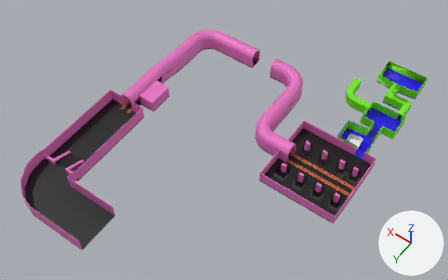
Two versions of the FBX model Assets/Models/env/Level/Level2.fbx, one commit apart.
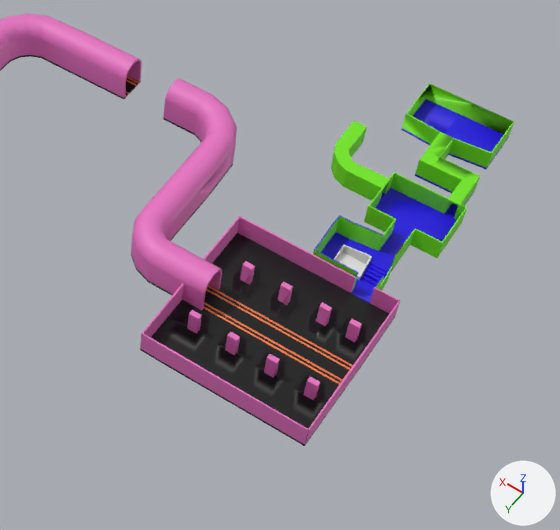
Each version is shown whole from a camera (50 mm lens) standing at (-32.9, 63.2, 82.1) and looking at (4.0, 11.6, 1.0), then close up on the part from 44% to 100% of the width and 8% to 93% of the height. The axes (+X, +Y, +Z) are drawn at lower right. The lights are the same throughout. Vertices at the same position are counted once.
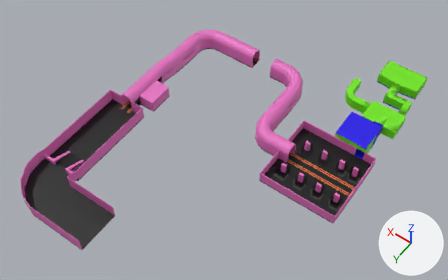
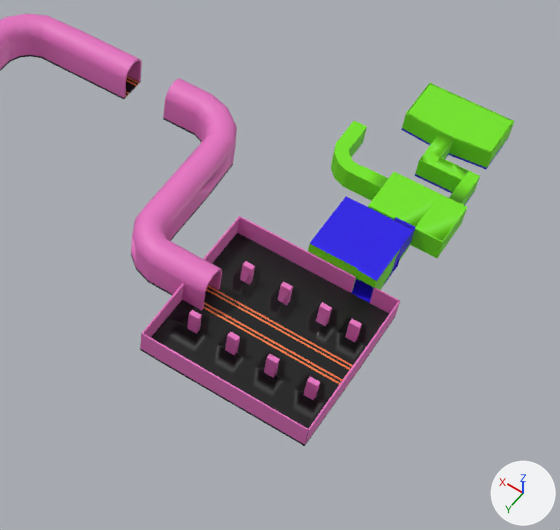
Changed parts and their boxes [x1, y1, x2, y2] in the close-ups (560 x 530 px; the box of a moved part takes in the faces that stretch with it):
```json
{"object": "Cube.001", "change": "reshaped", "before": [0, 13, 514, 446], "after": [0, 13, 515, 446]}
{"part": 1, "of": "me_cube_001", "change": "moved or reshaped", "before": [315, 216, 415, 297], "after": [310, 172, 467, 300]}
{"part": 2, "of": "me_cube_001", "change": "added", "after": [406, 83, 515, 153], "on screen": "green"}
{"part": 3, "of": "me_cube_001", "change": "recoloured", "before": [319, 225, 333, 252]}
{"part": 4, "of": "me_cube_001", "change": "recoloured", "before": [314, 215, 356, 272], "after": [308, 244, 329, 259]}
```

The change, as JSON lines over the scene's bpy script:
```json
{"block": "me_cube_001", "where": "# used by ob_cube_001; location = (0.0, 0.0, 0.0)"}
{"op": "remove", "block": "me_cube_001", "code": "me_cube_001.from_pydata(...)  # 4373 vertices, 4516 faces; spans x -18.6..25.3, y -19.6..40.2, z -0.9..4.0"}
{"op": "add", "block": "me_cube_001", "code": "me_cube_001.from_pydata(...)  # 4529 vertices, 4708 faces; spans x -18.6..25.3, y -19.6..40.2, z -0.9..4.0"}
{"block": "me_cube_001", "change": "me_cube_001 part 1: 61 vertices moved from x -16.4..-11.1, y -3.1..0.7, z -0.3..2.7 to x -16.4..-10.7, y -4.7..1.1, z -0.6..2.8; 166 vertices removed from x -16.4..-11.1, y -3.1..1.0, z -0.9..2.8; 298 vertices added at x -18.6..-10.7, y -9.2..1.1, z -0.9..2.8"}
{"block": "me_cube_001", "change": "me_cube_001 part 2: 24 vertices added at x -17.8..-10.4, y -19.6..-15.1, z 2.6"}
{"block": "me_cube_001", "change": "me_cube_001 part 3: 1 face spanning x -10.8..-10.7, y -2.1..-0.9, z 2.8 switches from mat_introwalls (green #72e714) to mat_introfloor (blue #1f00e7)"}
{"block": "me_cube_001", "change": "me_cube_001 part 4: 7 faces spanning x -17.7..-10.5, y -19.6..0.9, z 2.2..2.8 switch from mat_introfloor (blue #1f00e7) to mat_introwalls (green #72e714)"}
{"op": "remove", "block": "me_cube_001", "code": "me_cube_001.materials.append(mat_glass)  # white #e7e7e7"}
{"op": "remove", "block": "me_cube_001", "code": "me_cube_001.materials.append(mat_poolfloor)  # white #e7e7e7"}
```
